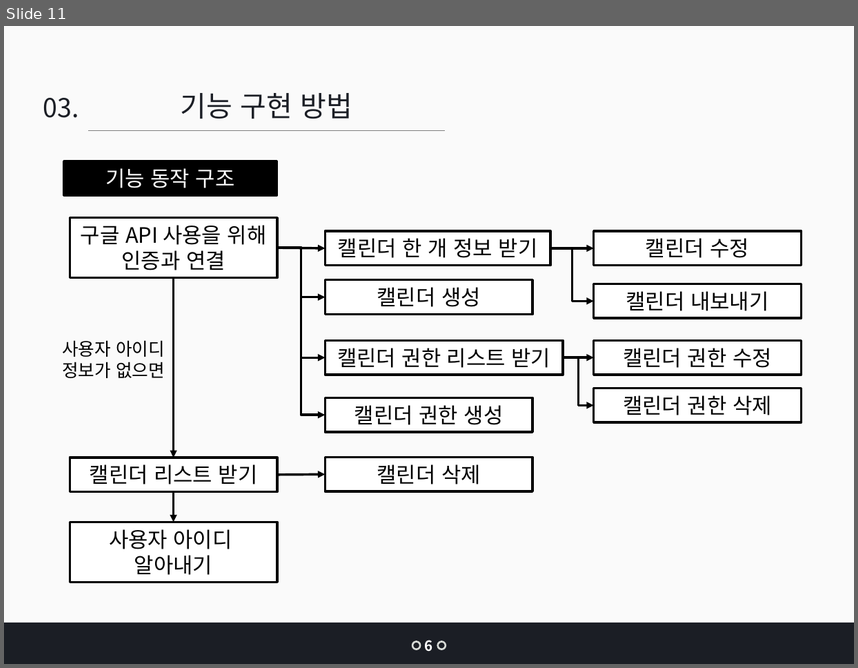
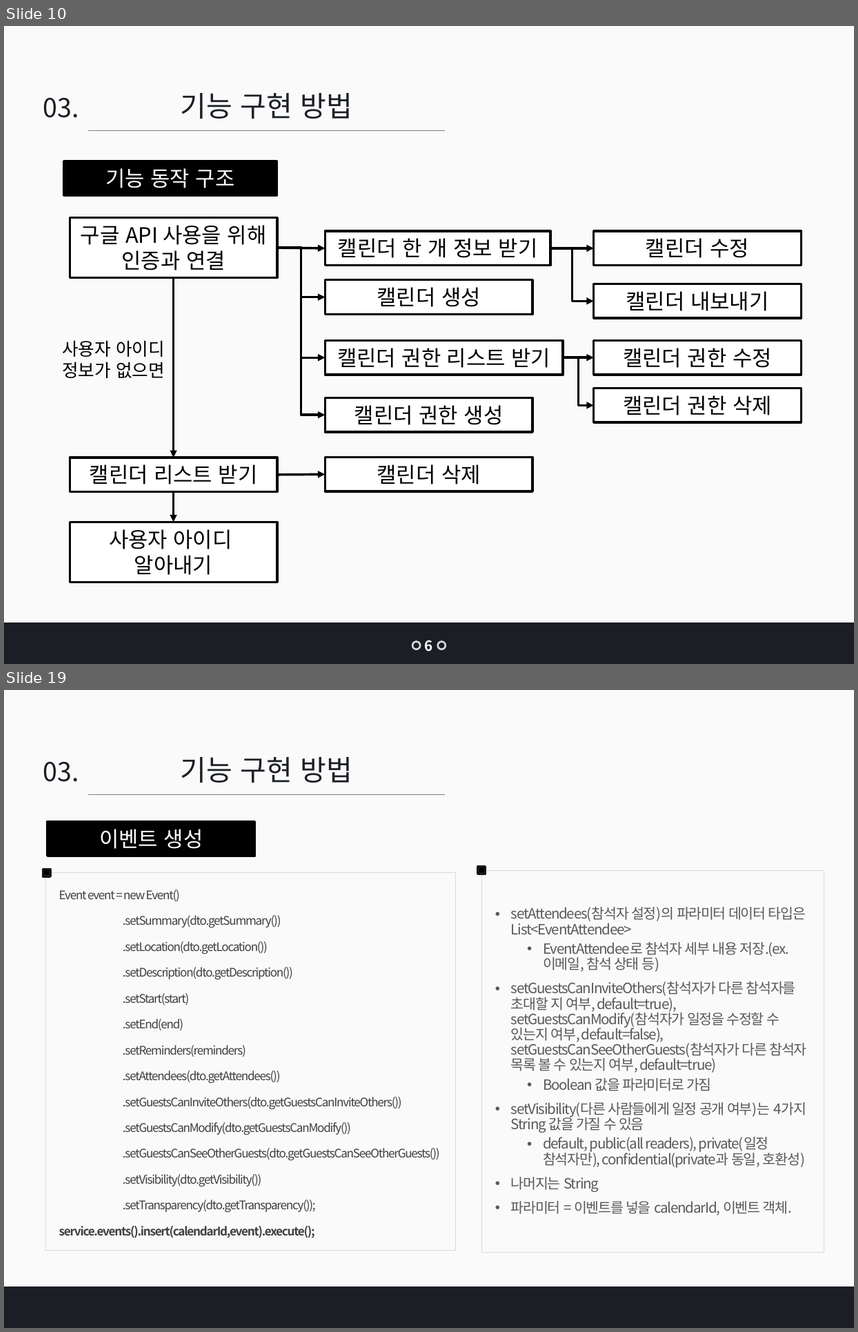
Before and after one commit to jangys/calendarProjectDocument, a slide deck: 인턴 최종 발표_장연수.pptx. Shown one above the other, each under a label of ours: slide 11 before the commit, slides 10 and 19 after it; the slides between them are not shown. The pictures are 858x668 and 858x1332 pixels, drawn with LibreOffice and Linux fonts; fonts in the diff are those of the drawing. Boxes give left, top, right and bottom in pixels: in the first picture for what was removed or moved away, otherwise in the second. Text is boxed around its words. In the diff, an @@ line names an element or a change of style, - is before the commit and + after.

```diff
--- a/인턴 최종 발표_장연수.pptx
+++ b/인턴 최종 발표_장연수.pptx
@@ slide 19 added at (4,690,854,1328), background #FFFFFF; not listed: 2 template elements that a slide beside it also shows @@
@@ text added at (43,762,79,782), 22 pt, text #1B1E25 @@
+03.
@@ text added at (181,757,353,783), 24 pt, text #1B1E25 @@
+기능 구현 방법
@@ line added from (88, 795) to (445, 795), #808080 0.75 pt @@
@@ rectangle added at (47,822,254,856), fill #000000, outline #000000 2 pt, 18 pt, text #FFFFFF @@
+이벤트 생성
@@ rectangle added at (43,869,51,876), fill #000000, outline #1A1617 2 pt @@
@@ rectangle added at (45,873,456,1250), outline #D9D9D9 0.5 pt, 10 pt, text #404040 @@
+Event event = new Event()
+.setSummary(dto.getSummary())
+.setLocation(dto.getLocation())
+.setDescription(dto.getDescription())
+.setStart(start)
+.setEnd(end)
+.setReminders(reminders)
+.setAttendees(dto.getAttendees())
+.setGuestsCanInviteOthers(dto.getGuestsCanInviteOthers())
+.setGuestsCanModify(dto.getGuestsCanModify())
+.setGuestsCanSeeOtherGuests(dto.getGuestsCanSeeOtherGuests())
+.setVisibility(dto.getVisibility())
+.setTransparency(dto.getTransparency());
+service.events().insert(calendarId,event).execute();
@@ rectangle added at (478,866,486,873), fill #000000, outline #1A1617 2 pt @@
@@ rectangle added at (481,870,824,1252), outline #D9D9D9 0.5 pt, 12 pt, text #595959 @@
+• setAttendees(참석자 설정)의 파라미터 데이터 타입은 List<EventAttendee>
+  • EventAttendee로 참석자 세부 내용 저장.(ex. 이메일, 참석 상태 등)
+• setGuestsCanInviteOthers(참석자가 다른 참석자를 초대할 지 여부, default=true), setGuestsCanModify(참석자가 일정을 수정할 수 있는지 여부, default=false), setGuestsCanSeeOtherGuests(참석자가 다른 참석자 목록 볼 수 있는지 여부, default=true)
+  • Boolean 값을 파라미터로 가짐
+• setVisibility(다른 사람들에게 일정 공개 여부)는 4가지 String 값을 가질 수 있음
+  • default, public(all readers), private(일정 참석자만), confidential(private과 동일, 호환성)
+• 나머지는 String
+• 파라미터 = 이벤트를 넣을 calendarId, 이벤트 객체.
@@ what was slide 11 is now slide 10 @@
```
Also in this commit, not shown: 13 slides changed, 18 other slides added, 7 slides removed, 4 other files.
